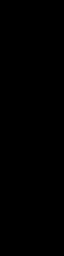
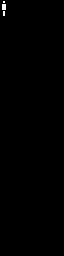
Revision of a layered (64, 256) image; what changed, layer by layer:
painted on "Background" over left=2, top=1, right=6, bottom=16
